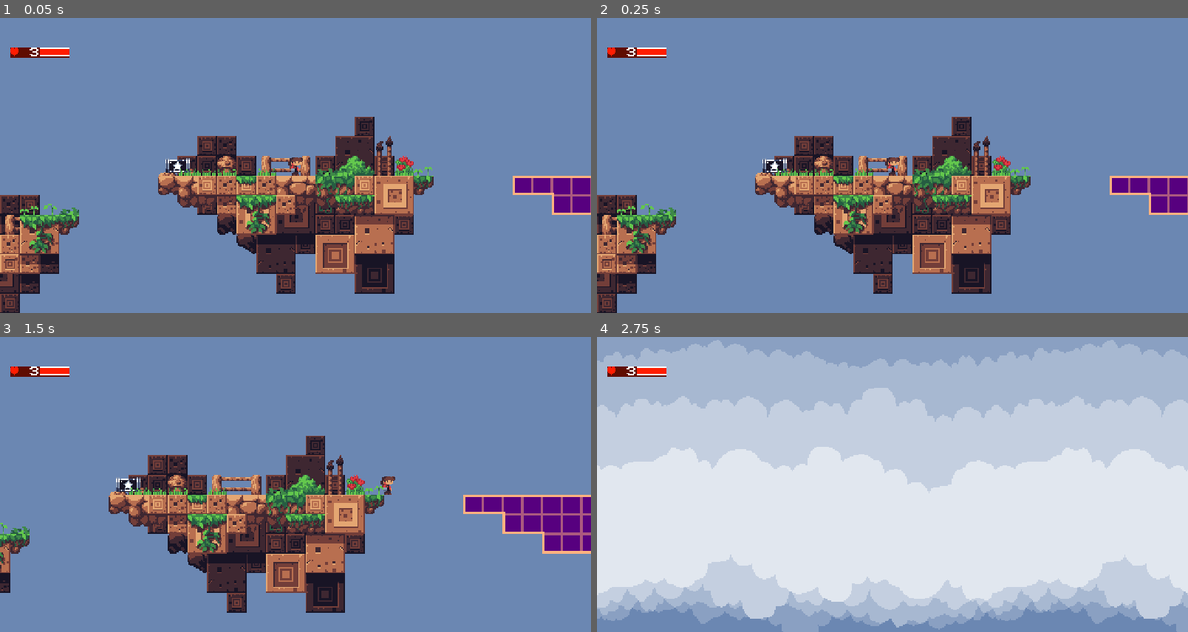
Above: before the commit, frames 1-4 (two rows, left to right).
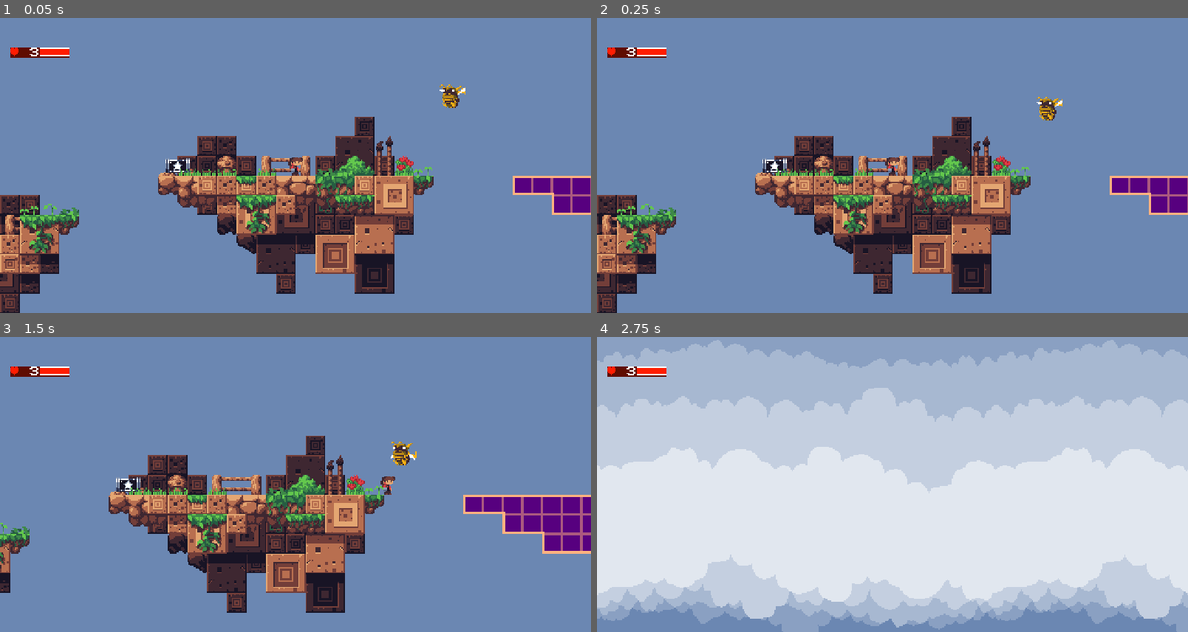
Above: after the commit, the same moments.

Repository: yashparab17/skyventure-revamped
Game: Godot game, scene res://scenes/areas/area_1.tscn
Same seed, same stepped clock (60 frames per second), same inputs: the game is played once before the commit and once after it. Sound files missing from this copy of the repository are replaced by a short silence.
Inputs:
- Up to frame 1 (0.05 s): no input
- Up to frame 2 (0.25 s): no input
- Up to frame 3 (1.5 s): hold S (aim_down) 0.53-1.28 s; hold D (move_right) from 0.53 s (still down); tap Space (jump) at 0.77 s; tap W (aim_up) at 1.35 s
- Up to frame 4 (2.75 s): tap Space (jump) at 1.52 s; release D (move_right) at 2.03 s; hold A (move_left) from 2.03 s (still down); tap Q (next_weapon) at 2.1 s

The runs differ from the first frame. In frame 1, 0.2% of the frame differs, in the area x 74-79%, y 22-31%; in frame 2, 0.2%; in frame 3, 0.2%, in the area x 66-71%, y 35-44%; in frame 4, nothing differs.

Commit message:
Flying roach enemy done.

Diff:
--- a/scenes/areas/area_1.tscn
+++ b/scenes/areas/area_1.tscn
@@ -6,6 +6,7 @@
 [ext_resource type="TileSet" uid="uid://brgew8e405nkq" path="res://scenes/areas/area_1.tres" id="4_vi3ny"]
 [ext_resource type="AudioStream" uid="uid://cmjr5k7ixi8q5" path="res://assets/music/area_1/duvet.mp3" id="5_4lo7y"]
 [ext_resource type="PackedScene" uid="uid://s50fl3a4b3ib" path="res://scenes/characters/enemies/roach.tscn" id="6_nyyba"]
+[ext_resource type="PackedScene" uid="uid://bo6xr5bcsut1g" path="res://scenes/characters/enemies/flying_roach.tscn" id="6_vq5v6"]
 [ext_resource type="PackedScene" uid="uid://s4lyiv5ovl16" path="res://scenes/items/modules/weapons/star_bullet_module.tscn" id="7_vq5v6"]
 
 [node name="Area 1" type="Node2D"]
@@ -49,6 +50,9 @@
 z_index = -1
 position = Vector2(-128, 176)
 
+[node name="FlyingRoach1" parent="Enemies" instance=ExtResource("6_vq5v6")]
+position = Vector2(368, 72)
+
 [node name="Items" type="Node2D" parent="."]
 
 [node name="Star Bullet Module" parent="Items" instance=ExtResource("7_vq5v6")]
--- /dev/null
+++ b/scenes/characters/enemies/flying_roach.tscn
@@ -0,0 +1,137 @@
+[gd_scene load_steps=11 format=3 uid="uid://bo6xr5bcsut1g"]
+
+[ext_resource type="Texture2D" uid="uid://b4i86je6eajx4" path="res://assets/sprites/characters/enemies/flying_roach.png" id="1_c30qp"]
+[ext_resource type="Script" uid="uid://doh38osdsao2p" path="res://scripts/characters/enemies/flying_roach.gd" id="1_ma4d0"]
+[ext_resource type="AudioStream" uid="uid://cs1yc7b6n5hcp" path="res://assets/sounds/characters/enemies/roach/hurt.wav" id="3_yp3q5"]
+[ext_resource type="AudioStream" uid="uid://thcnkra1yvna" path="res://assets/sounds/characters/enemies/roach/death.wav" id="4_1mby0"]
+
+[sub_resource type="CapsuleShape2D" id="CapsuleShape2D_8ykdf"]
+radius = 8.0
+height = 20.0
+
+[sub_resource type="Animation" id="Animation_yp3q5"]
+resource_name = "death"
+length = 0.5
+step = 0.2
+tracks/0/type = "value"
+tracks/0/imported = false
+tracks/0/enabled = true
+tracks/0/path = NodePath("Sprite:frame_coords")
+tracks/0/interp = 1
+tracks/0/loop_wrap = true
+tracks/0/keys = {
+"times": PackedFloat32Array(0, 0.1, 0.19, 0.27, 0.34, 0.4, 0.45, 0.8, 0.9, 0.95),
+"transitions": PackedFloat32Array(1, 1, 1, 1, 1, 1, 1, 1, 1, 1),
+"update": 1,
+"values": [Vector2i(0, 2), Vector2i(1, 2), Vector2i(0, 2), Vector2i(1, 2), Vector2i(0, 2), Vector2i(1, 2), Vector2i(0, 2), Vector2i(1, 2), Vector2i(0, 2), Vector2i(1, 2)]
+}
+tracks/1/type = "value"
+tracks/1/imported = false
+tracks/1/enabled = true
+tracks/1/path = NodePath("Hurtbox/HurtboxCollision:disabled")
+tracks/1/interp = 1
+tracks/1/loop_wrap = true
+tracks/1/keys = {
+"times": PackedFloat32Array(0),
+"transitions": PackedFloat32Array(1),
+"update": 1,
+"values": [true]
+}
+tracks/2/type = "value"
+tracks/2/imported = false
+tracks/2/enabled = true
+tracks/2/path = NodePath("Collision:disabled")
+tracks/2/interp = 1
+tracks/2/loop_wrap = true
+tracks/2/keys = {
+"times": PackedFloat32Array(0),
+"transitions": PackedFloat32Array(1),
+"update": 1,
+"values": [true]
+}
+
+[sub_resource type="Animation" id="Animation_c30qp"]
+resource_name = "fly"
+length = 0.2
+loop_mode = 1
+tracks/0/type = "value"
+tracks/0/imported = false
+tracks/0/enabled = true
+tracks/0/path = NodePath("Sprite:frame_coords")
+tracks/0/interp = 1
+tracks/0/loop_wrap = true
+tracks/0/keys = {
+"times": PackedFloat32Array(0, 0.1),
+"transitions": PackedFloat32Array(1, 1),
+"update": 1,
+"values": [Vector2i(0, 0), Vector2i(1, 0)]
+}
+
+[sub_resource type="Animation" id="Animation_ma4d0"]
+resource_name = "hurt"
+length = 0.2
+loop_mode = 1
+tracks/0/type = "value"
+tracks/0/imported = false
+tracks/0/enabled = true
+tracks/0/path = NodePath("Sprite:frame_coords")
+tracks/0/interp = 1
+tracks/0/loop_wrap = true
+tracks/0/keys = {
+"times": PackedFloat32Array(0, 0.1),
+"transitions": PackedFloat32Array(1, 1),
+"update": 1,
+"values": [Vector2i(0, 1), Vector2i(1, 1)]
+}
+
+[sub_resource type="AnimationLibrary" id="AnimationLibrary_yp3q5"]
+_data = {
+&"death": SubResource("Animation_yp3q5"),
+&"fly": SubResource("Animation_c30qp"),
+&"hurt": SubResource("Animation_ma4d0")
+}
+
+[sub_resource type="CapsuleShape2D" id="CapsuleShape2D_ma4d0"]
+height = 24.0
+
+[node name="Flying Roach" type="CharacterBody2D" groups=["enemy"]]
+collision_layer = 4
+collision_mask = 3
+script = ExtResource("1_ma4d0")
+
+[node name="Collision" type="CollisionShape2D" parent="."]
+position = Vector2(0, -10)
+shape = SubResource("CapsuleShape2D_8ykdf")
+
+[node name="Sprite" type="Sprite2D" parent="."]
+position = Vector2(-1, -10)
+texture = ExtResource("1_c30qp")
+hframes = 2
+vframes = 3
+
+[node name="Animation" type="AnimationPlayer" parent="."]
+libraries = {
+&"": SubResource("AnimationLibrary_yp3q5")
+}
+autoplay = "fly"
+
+[node name="Hurtbox" type="Area2D" parent="."]
+collision_layer = 4
+collision_mask = 2
+
+[node name="HurtboxCollision" type="CollisionShape2D" parent="Hurtbox"]
+position = Vector2(0, -10)
+shape = SubResource("CapsuleShape2D_ma4d0")
+debug_color = Color(0.994119, 0, 0.22716, 0.42)
+
+[node name="Sounds" type="Node" parent="."]
+
+[node name="Hurt" type="AudioStreamPlayer2D" parent="Sounds"]
+stream = ExtResource("3_yp3q5")
+volume_db = -20.0
+
+[node name="Death" type="AudioStreamPlayer2D" parent="Sounds"]
+stream = ExtResource("4_1mby0")
+volume_db = -20.0
+
+[connection signal="area_entered" from="Hurtbox" to="." method="_on_hurtbox_area_entered"]
--- a/scenes/characters/enemies/roach.tscn
+++ b/scenes/characters/enemies/roach.tscn
@@ -200,7 +200,7 @@
 texture = ExtResource("1_piddw")
 hframes = 4
 vframes = 7
-frame = 8
+frame = 20
 
 [node name="Animation" type="AnimationPlayer" parent="."]
 libraries = {
--- /dev/null
+++ b/scripts/characters/enemies/flying_roach.gd
@@ -0,0 +1,146 @@
+extends CharacterBody2D
+
+# Preload scenes for effects and pickups.
+var entity_death = preload("res://scenes/effects/entity_death.tscn")
+var health_pickup = preload("res://scenes/items/pickups/health_pickup.tscn")
+
+# Enemy movement properties.
+@export var speed: int = 50
+@export var acceleration: float = 600
+@export var friction: float = 600  # Friction for smooth deceleration.
+
+# Enemy health and damage properties.
+@export var health_amount: int = 3
+@export var damage_amount: int = 1
+
+# Patrol system variables.
+var no_of_points: int = 2
+var point_positions: Array[Vector2] = []
+var current_point_position: int = 0
+
+# Movement state.
+var direction: Vector2
+var can_move: bool = true
+
+# Player reference.
+var player_ref: Node2D = null
+
+# Node references.
+@onready var sprite = $Sprite
+@onready var anim = $Animation
+
+# Sound references.
+@onready var snd_hurt = $Sounds/Hurt
+@onready var snd_death = $Sounds/Death
+
+# State machine.
+enum States {FLY, HURT, DEATH}
+var current_state: States = States.FLY
+
+func _ready() -> void:
+	generate_patrol_points()
+	# Find the player node in the scene.
+	player_ref = get_tree().get_first_node_in_group("player")
+
+# Generates patrol points relative to the spawn position.
+func generate_patrol_points() -> void:
+	point_positions.clear()
+	var spawn_position = global_position
+	point_positions.append(spawn_position + Vector2(0, 32))  # First patrol point (down).
+	point_positions.append(spawn_position + Vector2(0, -32)) # Second patrol point (up).
+	no_of_points = point_positions.size()
+	current_point_position = 0  # Reset patrol index.
+
+func _physics_process(delta: float) -> void:
+	if can_move and current_state != States.DEATH:
+		patrol(delta)  # Patrol between points.
+
+	# Constantly face the player.
+	if player_ref:
+		face_player()
+
+	move_and_slide()
+	update_animation()
+
+# Patrol logic: Moves between dynamically generated patrol points.
+func patrol(delta: float) -> void:
+	if point_positions.is_empty():
+		return
+
+	var target_point = point_positions[current_point_position]
+	direction = (target_point - global_position).normalized()
+
+	# Apply acceleration towards the target point.
+	velocity.y = move_toward(velocity.y, direction.y * speed, acceleration * delta)
+
+	# Apply friction when close to the target point.
+	if global_position.distance_to(target_point) < 10:
+		velocity.y = move_toward(velocity.y, 0, friction * delta)
+
+	# Check if the enemy is close enough to the target point.
+	if global_position.distance_to(target_point) < 2:
+		global_position = target_point
+		can_move = false
+		velocity = Vector2.ZERO  # Ensure velocity is fully reset.
+		current_state = States.FLY
+		await get_tree().create_timer(1.0).timeout  # Wait for 1 second before moving to the next point.
+		current_point_position = (current_point_position + 1) % no_of_points
+		can_move = true
+
+# Makes the roach face the player.
+func face_player() -> void:
+	if player_ref:
+		var player_direction = (player_ref.global_position - global_position).normalized()
+		sprite.flip_h = player_direction.x < 0  # Flip sprite based on player's position.
+
+# Handles enemy taking damage when hit by a bullet.
+func _on_hurtbox_area_entered(area: Area2D) -> void:
+	if area.get_parent().has_method("get_damage_amount"):
+		var bullet = area.get_parent() as Node
+		var bullet_damage = bullet.damage_amount
+
+		health_amount -= bullet_damage  # Reduce health based on bullet damage.
+		current_state = States.HURT
+		snd_hurt.play()
+		can_move = false  # Stop movement.
+		velocity = Vector2.ZERO
+		await get_tree().create_timer(0.2).timeout  # Brief stun duration.
+
+		if health_amount <= 0:
+			die()
+		else:
+			can_move = true
+			current_state = States.FLY
+
+# Handles enemy death.
+func die() -> void:
+	current_state = States.DEATH
+	snd_death.play()
+	velocity = Vector2.ZERO
+	await anim.animation_finished  # Wait for death animation to finish.
+
+	# Spawn death effect.
+	var entity_death_instance = entity_death.instantiate() as Node2D
+	entity_death_instance.global_position = global_position + sprite.position
+	get_parent().add_child(entity_death_instance)
+
+	# 75% chance to drop a health pickup.
+	if randf() < 0.75:
+		var health_pickup_instance = health_pickup.instantiate() as Node2D
+		health_pickup_instance.global_position = global_position + sprite.position
+		get_parent().add_child(health_pickup_instance)
+
+	queue_free()  # Remove the enemy from the scene.
+
+# Updates animation based on current state.
+func update_animation() -> void:
+	match current_state:
+		States.FLY:
+			if anim.current_animation != "fly":
+				anim.play("fly")
+		States.HURT:
+			if anim.current_animation != "hurt":
+				anim.play("hurt")
+		States.DEATH:
+			if anim.current_animation != "death":
+				anim.play("death", -1, 1, false)  # Play death animation once without looping.
Binary file added: assets/sprites/characters/enemies/flying_roach.png
Not shown, added: assets/sprites/characters/enemies/flying_roach.png.import
Binary file changed: assets/sprites/characters/enemies/roach.png
Not shown: 1 places in scenes/areas/area_1.tscn that only renumber resources
Not shown, added: scripts/characters/enemies/flying_roach.gd.uid
